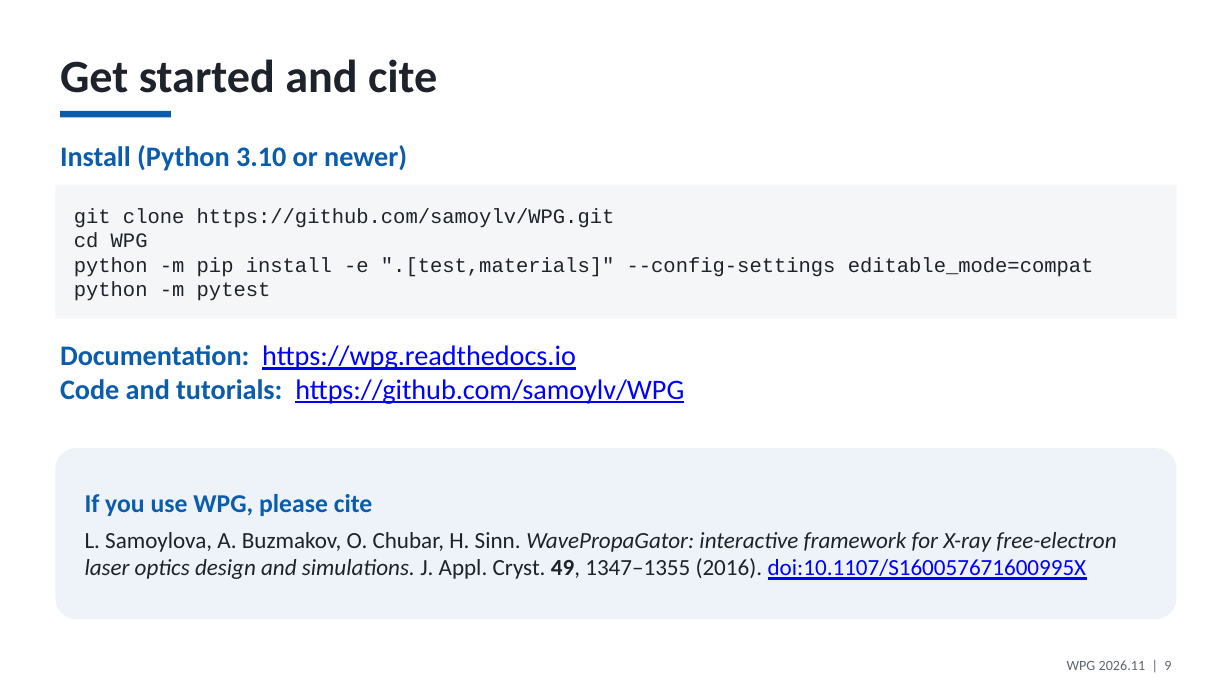
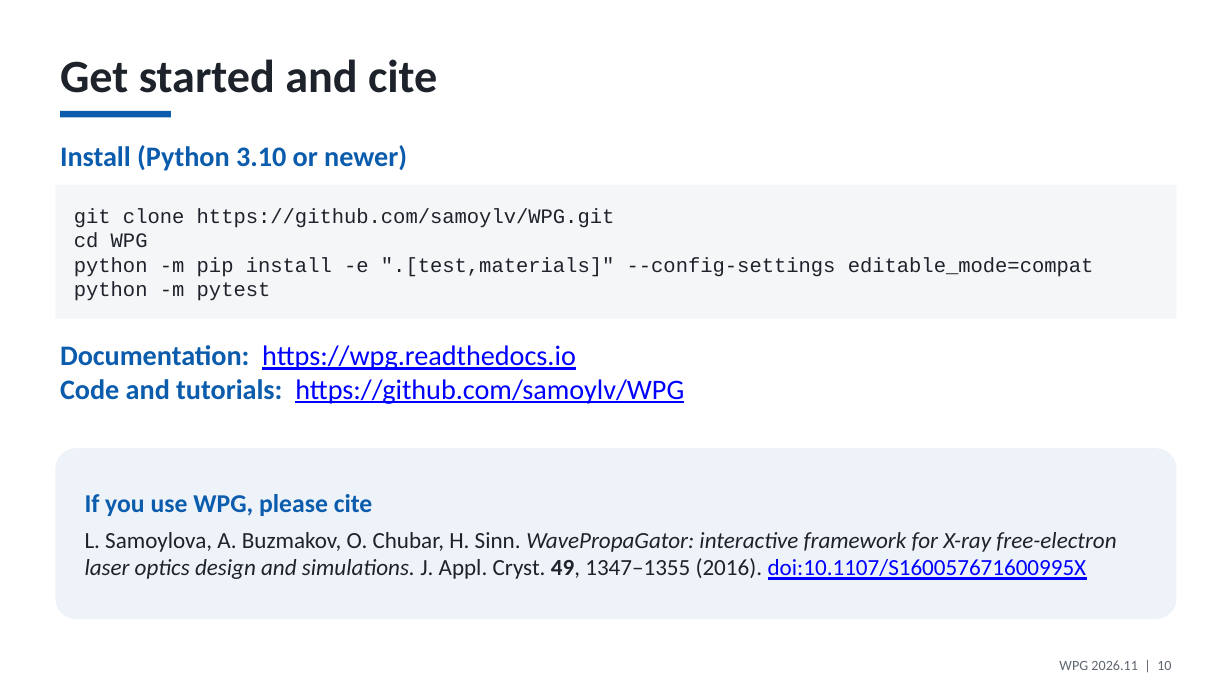
Before and after one commit to samoylv/WPG, a slide deck: slide 10 of docs/slides/WPG_2026.11.pptx (slide 9 before the commit). Drawn at 1232x693 pixels with LibreOffice and Linux fonts; fonts in the diff are those of the drawing. Boxes give left, top, right and bottom in pixels: in the first picture for what was removed or moved away, otherwise in the second. Text is boxed around its words. In the diff, an @@ line names an element or a change of style, - is before the commit and + after.

```diff
--- a/docs/slides/WPG_2026.11.pptx
+++ b/docs/slides/WPG_2026.11.pptx
@@ text at <box>1059,660,1171,670</box>: text changed @@
-WPG 2026.11 | 9
+WPG 2026.11 | 10
```
Also in this commit, not shown: 5 other slides changed, 1 slide added, 3 other files.
